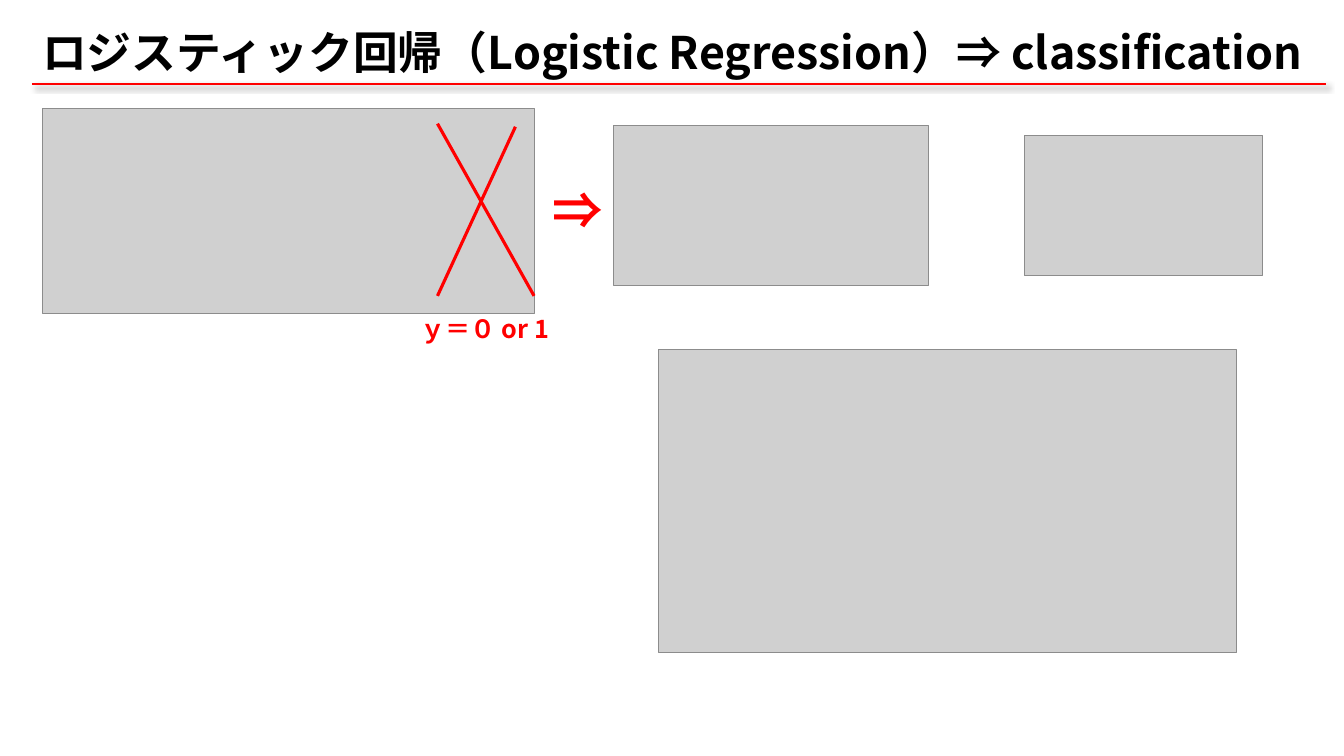
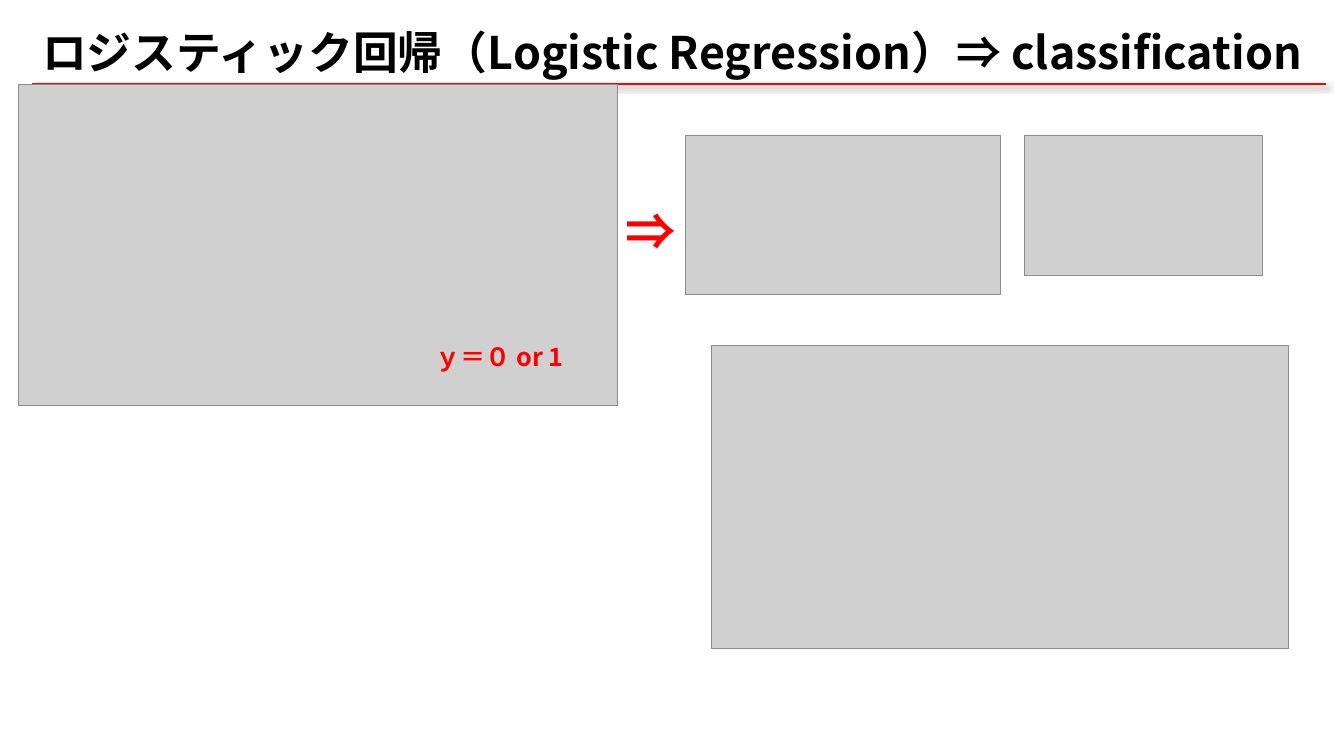
Before and after one commit to qqinxl2015/machine-learning-basic, a slide deck: slide 22 of 00_ML_start.pptx (slide 11 before the commit). Drawn at 1344x756 pixels with LibreOffice and Linux fonts; fonts in the diff are those of the drawing; grey boxes stand for pictures. Boxes give left, top, right and bottom in pixels: in the first picture for what was removed or moved away, otherwise in the second. Text is boxed around its words. In the diff, an @@ line names an element or a change of style, - is before the commit and + after.

```diff
--- a/00_ML_start.pptx
+++ b/00_ML_start.pptx
@@ picture resized from (x1=42, y1=108, x2=534, y2=314) to (x1=18, y1=85, x2=618, y2=406) @@
@@ line removed from (515, 127) to (438, 296) @@
@@ line removed from (438, 124) to (534, 296) @@
@@ picture moved from (x1=614, y1=126, x2=929, y2=285) to (x1=686, y1=135, x2=1000, y2=294) @@
@@ text "⇒" moved from (x1=542, y1=174, x2=614, y2=246) to (x1=616, y1=196, x2=688, y2=267) @@
@@ text "ｙ＝０ or 1" rewrapped from (x1=420, y1=313, x2=549, y2=344) to (x1=435, y1=347, x2=564, y2=372) @@
@@ picture moved from (x1=659, y1=350, x2=1237, y2=653) to (x1=712, y1=346, x2=1290, y2=649) @@
```
Also in this commit, not shown: 8 other slides changed, 13 slides added, 1 slide removed, 10 other files.
